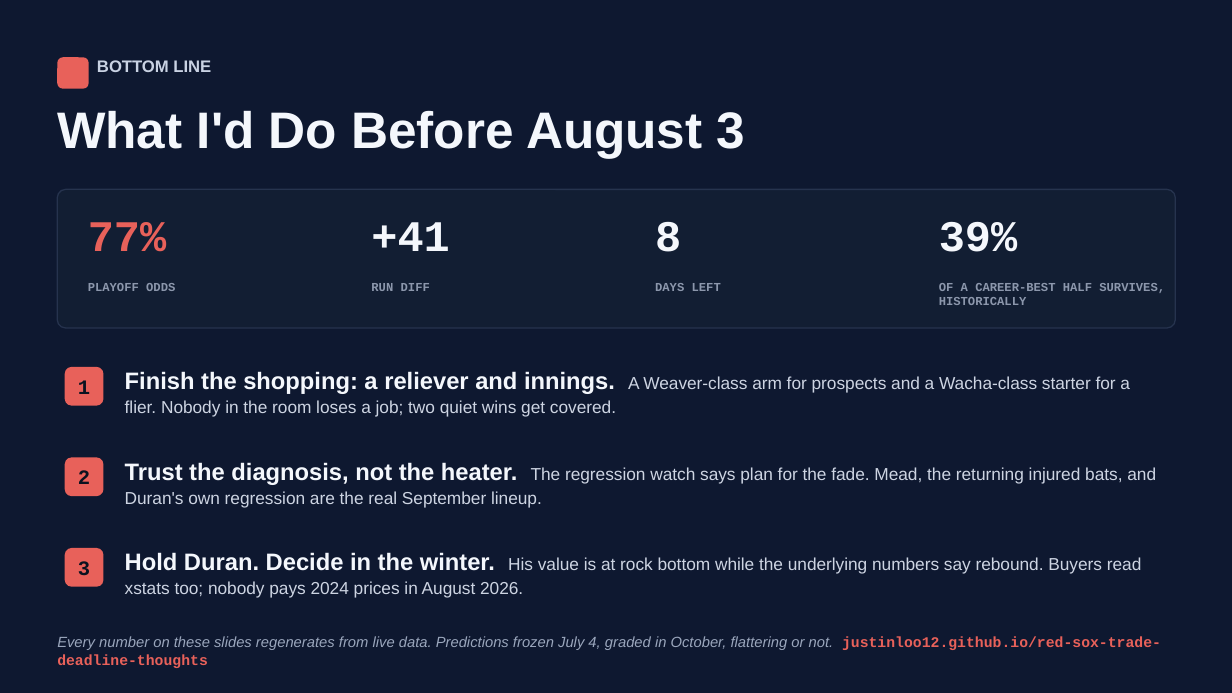
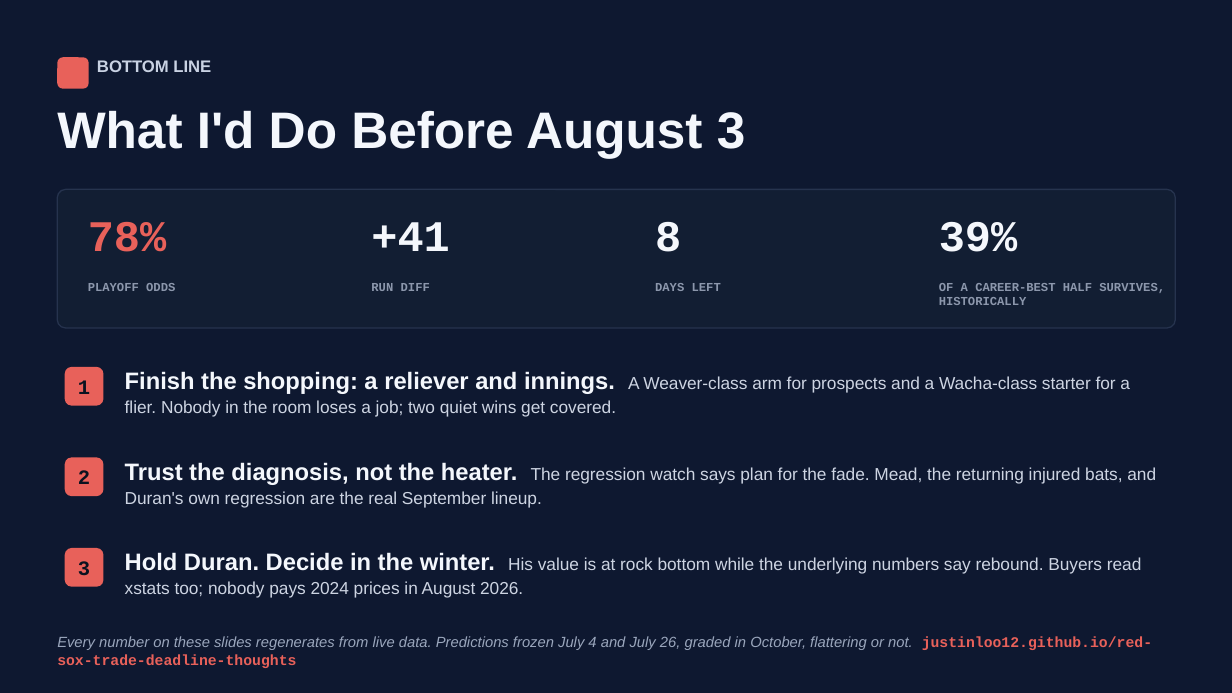
Before and after one commit to justinloo12/jarren-duran-outlier-analysis, a slide deck: slide 17 of outputs/Red_Sox_Trade_Deadline.pptx. Drawn at 1232x693 pixels with LibreOffice and Linux fonts; fonts in the diff are those of the drawing. Boxes give left, top, right and bottom in pixels: in the first picture for what was removed or moved away, otherwise in the second. Text is boxed around its words. In the diff, an @@ line names an element or a change of style, - is before the commit and + after.

```diff
--- a/outputs/Red_Sox_Trade_Deadline.pptx
+++ b/outputs/Red_Sox_Trade_Deadline.pptx
@@ text at <box>88,222,166,252</box>: text changed @@
-77%
+78%
@@ text at <box>57,636,1152,668</box>: text changed @@
-Every number on these slides regenerates from live data. Predictions frozen July 4, graded in October, flattering or not. justinloo12.github.io/red-sox-trade-deadline-thoughts
+Every number on these slides regenerates from live data. Predictions frozen July 4 and July 26, graded in October, flattering or not. justinloo12.github.io/red-sox-trade-deadline-thoughts
```
Also in this commit, not shown: 1 other slide changed, 11 other files.
